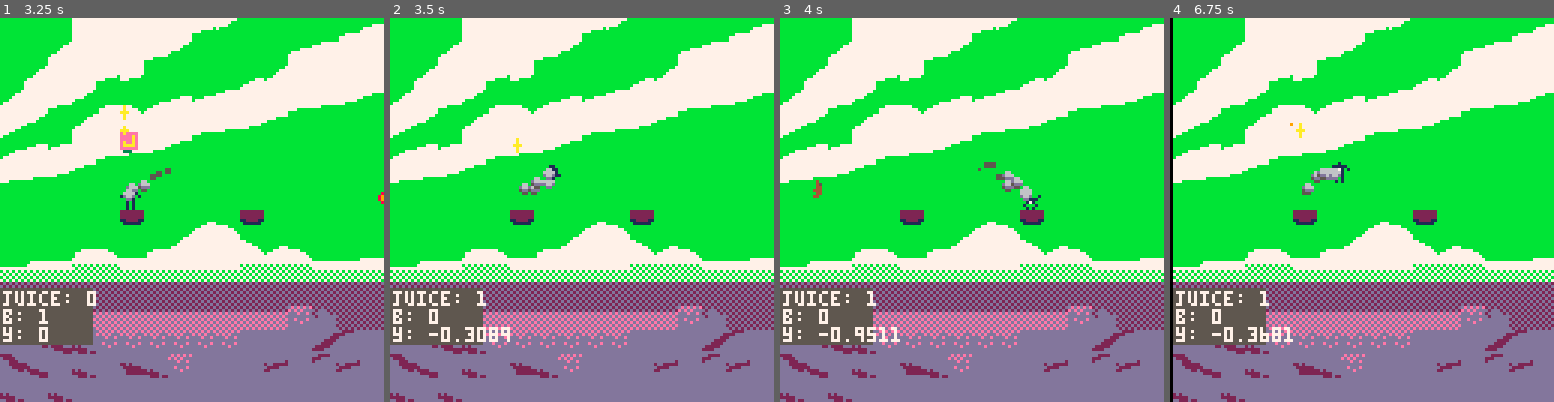
Above: before the commit, frames 1-4 (left to right).
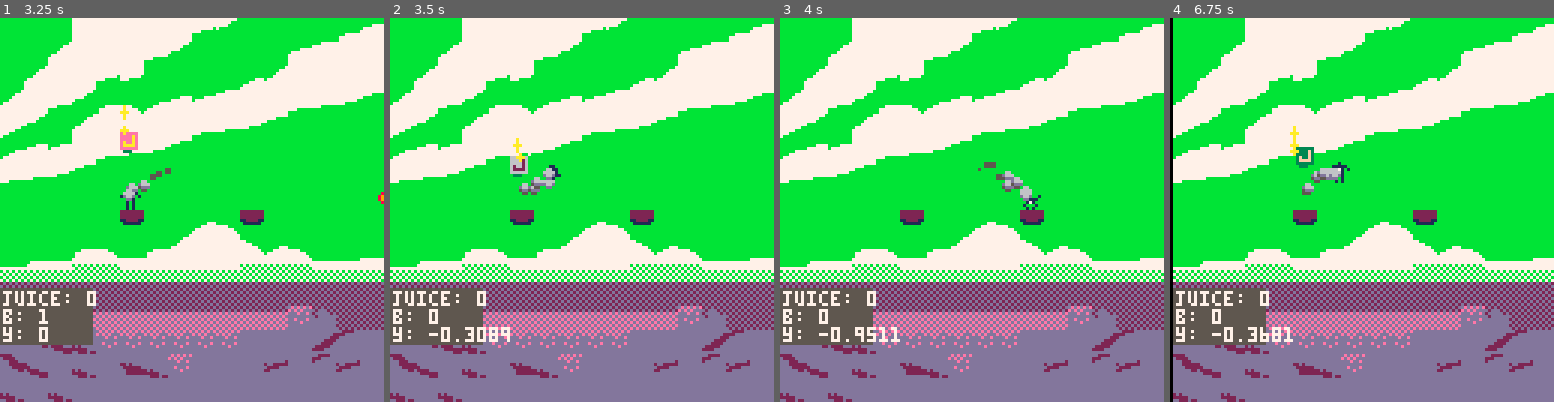
Above: after the commit, the same moments.

Repository: Jebuu/LD40
Game: PICO-8 cartridge ld40.p8
The game is run twice, just before and just after one commit, with the same random seed, the same clock (stepped at 60 frames per second) and the same inputs.
Inputs:
- Up to frame 1 (3.25 s): tap X (X key) at 0.33, 1.07, 1.85, 2.97 s; tap O (Z key) at 0.7, 1.7, 2.1, 2.5, 2.9 s; hold Right 1.6-2.1 s; hold Up 2.15-2.42 s; hold Right 2.47-3.03 s; hold Left from 3.08 s (still down)
- Up to frame 2 (3.5 s): keep holding Left; tap O (Z key) at 3.3 s
- Up to frame 3 (4 s): release Left at 3.58 s; hold Down 3.63-3.97 s; tap O (Z key) at 3.7 s
- Up to frame 4 (6.75 s): hold Right 4.02-4.68 s; tap X (X key) at 4.08, 5.2, 6.32 s; tap O (Z key) every 0.4 s from 4.1 to 6.5 s; hold Up 4.73-5.03 s; hold Left 5.08-5.68 s; hold Down 5.73-6.03 s; hold Right 6.08-6.58 s; hold Right from 6.63 s (still down)

Frame 1 is identical in both runs. In frame 2, 0.3% of the frame differs, in the area x 22-37%, y 35-75%; in frame 3, 0.1%; in frame 4, 0.4%, in the area x 23-38%, y 27-75%.

Commit message:
Tweaked juice collecting / deleting hitboxes

Diff:
--- a/ld40.p8
+++ b/ld40.p8
@@ -211,11 +211,11 @@
             a.tpt.y = ry -5
         end
     end
-    if ( get_distance( a.pt, player.pt ) < hit_margin*2 ) then
+    if ( get_distance( a.pt, player.pt ) < 4*2 ) then
         juice_count += 1
         sfx(snd.gain_juice)
         del( juices, a)
-    elseif ( get_distance( a.pt, a.tpt ) < hit_margin/2 ) then
+    elseif ( get_distance( a.pt, a.tpt ) < 4/2 ) then
         del( juices, a)
     else
         if ( a.pt.x <= a.tpt.x ) then a.pt.x += 1 elseif ( a.pt.x >= a.tpt.x ) then a.pt.x -= 1 end
